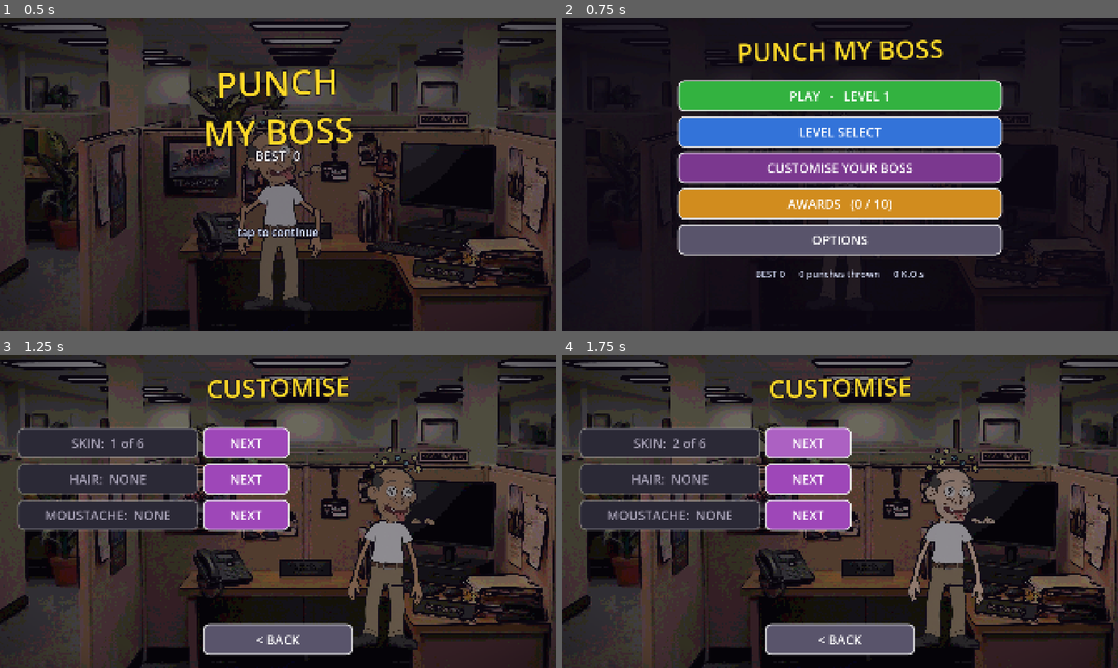
Above: before the commit, frames 1-4 (two rows, left to right).
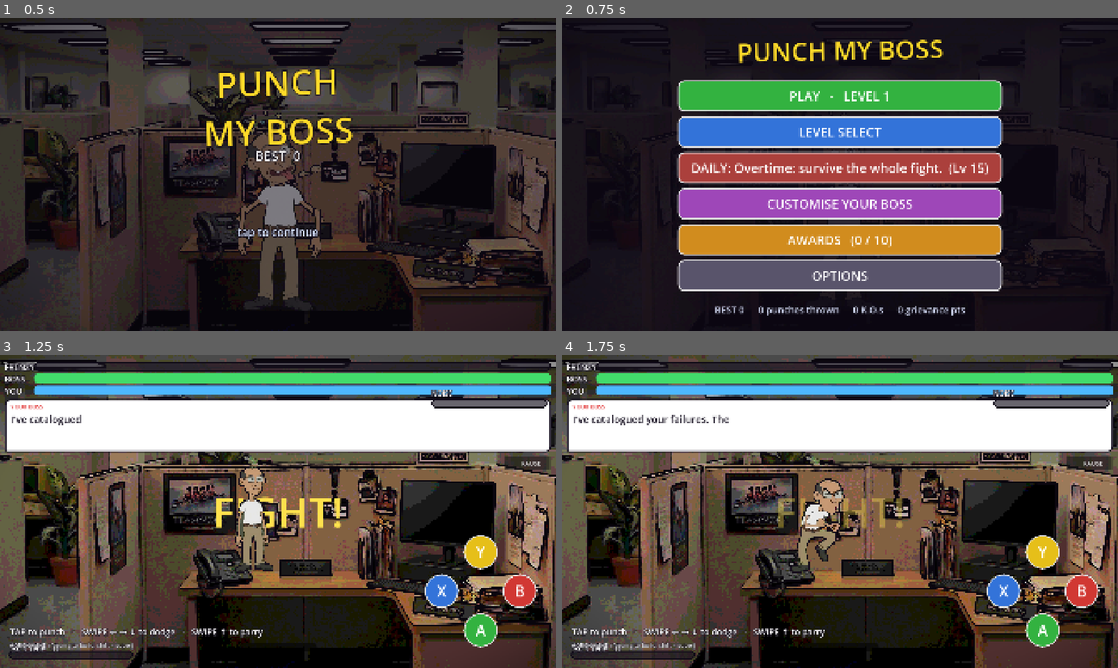
Above: after the commit, the same moments.

Repository: StaraxcreamTM/punch-my-boss-jun-14-2026
Game: Godot game, scene res://scenes/main.tscn
The game is run twice, just before and just after one commit, with the same random seed, the same clock (stepped at 60 frames per second) and the same inputs.
Inputs (mouse positions are in pixels of both pictures, inside the frame that each line leads up to):
- Up to frame 1 (0.5 s): no input
- Up to frame 2 (0.75 s): tap Enter at 0.5 s; move the mouse to (962, 158) at 0.52 s; hold Right from 0.53 s (still down); tap B at 0.6 s; click (962, 158) at 0.67 s
- Up to frame 3 (1.25 s): keep holding Right; tap Space at 0.77 s
- Up to frame 4 (1.75 s): release Right at 1.25 s; click (806, 442) at 1.25 s, where only the run before the commit has a clickable "NEXT"

Frame 1 is identical in both runs. In frame 2, 22% of the frame differs, in the area x 20-80%, y 43-96%; in frame 3, 73%; in frame 4, 73%, in the area x 0-100%, y 0-100%.

Commit message:
v0.63: daily grievance challenge + grievance-point currency
A once-a-day challenge on the main menu (MAKE-IT-SELLABLE progression item).
The calendar date deterministically seeds today's level and flavour text, so
it needs no server. Winning grants grievance points and builds a daily streak
(flawless doubles it); the streak breaks unless the last claim was yesterday.
State persists under [daily] in the save file. Menu shows the live challenge or
a greyed "DONE (streak N)"; a toast and floating "+N GRIEVANCE" fire on the win.

Filmstrip-verified the menu renders the button; headless parse clean.

Co-Authored-By: Claude Opus 4.8 (1M context) <noreply@anthropic.com>

Diff:
--- a/game/scripts/main.gd
+++ b/game/scripts/main.gd
@@ -2272,6 +2272,9 @@
 	_own_hair = look_hair
 	_own_moustache = look_moustache
 	portrait = bool(cfg.get_value("settings", "portrait", false))
+	grievance_points = int(cfg.get_value("daily", "points", 0))
+	daily_streak = int(cfg.get_value("daily", "streak", 0))
+	_daily_last = str(cfg.get_value("daily", "last", ""))
 
 func _save_prefs() -> void:
 	var cfg := ConfigFile.new()
@@ -2291,6 +2294,9 @@
 	cfg.set_value("look", "hair", _own_hair)
 	cfg.set_value("look", "moustache", _own_moustache)
 	cfg.set_value("settings", "portrait", portrait)
+	cfg.set_value("daily", "points", grievance_points)
+	cfg.set_value("daily", "streak", daily_streak)
+	cfg.set_value("daily", "last", _daily_last)
 	cfg.save(SAVE_PATH)
 
 # --- screens / game phases --------------------------------------------------
@@ -2499,6 +2505,10 @@
 			_enter_guard()
 
 func _show_gameover(won: bool) -> void:
+	if won:
+		_complete_daily(_hits_this_fight == 0)
+	else:
+		_daily_active = false
 	close_menu()
 	phase = Phase.VICTORY if won else Phase.GAMEOVER
 	best_score = maxi(best_score, score)
@@ -3816,6 +3826,17 @@
 	var lv := _menu_button("LEVEL SELECT")
 	lv.pressed.connect(func() -> void: open_menu(Phase.LEVELS))
 	_menu_rows.add_child(lv)
+	# Daily grievance: one challenge a day. Shows "done" once claimed.
+	if _daily_done_today():
+		var dg := _menu_button("DAILY GRIEVANCE  -  DONE  (streak %d)" % daily_streak,
+			Color(0.28, 0.30, 0.36))
+		dg.disabled = true
+		_menu_rows.add_child(dg)
+	else:
+		var dg := _menu_button("DAILY: %s  (Lv %d)" % [_daily_challenge(), _daily_level()],
+			Color(0.86, 0.32, 0.30))
+		dg.pressed.connect(_start_daily)
+		_menu_rows.add_child(dg)
 	var cu := _menu_button("CUSTOMISE YOUR BOSS", Color(0.62, 0.28, 0.72))
 	cu.pressed.connect(func() -> void: open_menu(Phase.CUSTOMIZE))
 	_menu_rows.add_child(cu)
@@ -3827,7 +3848,7 @@
 	op.pressed.connect(func() -> void: open_menu(Phase.OPTIONS))
 	_menu_rows.add_child(op)
 	var st := Label.new()
-	st.text = "BEST %d      %d punches thrown      %d K.O.s" % [best_score, stat_punches, stat_kos]
+	st.text = "BEST %d      %d punches thrown      %d K.O.s      %d grievance pts" % [best_score, stat_punches, stat_kos, grievance_points]
 	st.add_theme_font_size_override("font_size", 32)
 	st.add_theme_color_override("font_color", Color(0.82, 0.85, 0.95))
 	st.horizontal_alignment = HORIZONTAL_ALIGNMENT_CENTER
@@ -4574,3 +4595,106 @@
 				_dodge_lift(_dodge_dir))
 	else:
 		_parry()                        # swipe up = parry
+
+# --- daily grievance (retention) --------------------------------------------
+# One challenge a day, picked deterministically from the calendar date: beat a
+# rotating level, extra reward for staying flawless. Completing it grants
+# "grievance points" (a currency) and builds a daily streak. Cheap retention,
+# no server - the date comes from the system clock.
+const DAILY_CHALLENGES := [
+	"Clock out early: just win.",
+	"Model Employee: win without being hit for double reward.",
+	"No sick days: win it in one go.",
+	"Performance review: beat your best score here.",
+	"Overtime: survive the whole fight.",
+]
+var grievance_points: int = 0
+var daily_streak: int = 0
+var _daily_last: String = ""       # yyyy-mm-dd of last completion
+var _daily_active: bool = false
+
+func _today_str() -> String:
+	var d := Time.get_date_dict_from_system()
+	return "%04d-%02d-%02d" % [d.year, d.month, d.day]
+
+func _yesterday_str() -> String:
+	var now := Time.get_unix_time_from_system()
+	var d := Time.get_date_dict_from_unix_time(int(now) - 86400)
+	return "%04d-%02d-%02d" % [d.year, d.month, d.day]
+
+func _day_seed() -> int:
+	var d := Time.get_date_dict_from_system()
+	return d.year * 10000 + d.month * 100 + d.day
+
+func _daily_level() -> int:
+	return (_day_seed() % LEVELS.size()) + 1
+
+func _daily_challenge() -> String:
+	return DAILY_CHALLENGES[_day_seed() % DAILY_CHALLENGES.size()]
+
+func _daily_done_today() -> bool:
+	return _daily_last == _today_str()
+
+func _start_daily() -> void:
+	if _daily_done_today():
+		return
+	_daily_active = true
+	level = _daily_level()
+	close_menu()
+	_start_prefight()
+
+# Called on a win; if it was the daily and not yet claimed today, reward it.
+func _complete_daily(was_flawless: bool) -> void:
+	if not _daily_active or _daily_done_today():
+		_daily_active = false
+		return
+	_daily_active = false
+	# Streak continues only if the last completion was exactly yesterday.
+	if _daily_last == _yesterday_str():
+		daily_streak += 1
+	else:
+		daily_streak = 1
+	_daily_last = _today_str()
+	var reward := 50 + daily_streak * 10
+	if was_flawless:
+		reward *= 2
+	grievance_points += reward
+	_save_prefs()
+	_spawn_text(Vector2(960.0, 360.0), "+%d GRIEVANCE" % reward, 80, Color(1, 0.7, 0.16))
+	_award_toast_text("DAILY GRIEVANCE", "Streak %d  ·  +%d points" % [daily_streak, reward])
+
+# Generic toast (the achievement toast, reusable for the daily reward).
+func _award_toast_text(head_text: String, body_text: String) -> void:
+	var toast := Panel.new()
+	toast.z_index = 98
+	toast.anchor_left = 0.5
+	toast.anchor_right = 0.5
+	toast.offset_left = -360.0
+	toast.offset_right = 360.0
+	toast.offset_top = 40.0
+	toast.offset_bottom = 168.0
+	var sb := StyleBoxFlat.new()
+	sb.bg_color = Color(0.98, 0.96, 0.86)
+	sb.set_corner_radius_all(14)
+	sb.set_border_width_all(5)
+	sb.border_color = Color(0.82, 0.2, 0.18)
+	toast.add_theme_stylebox_override("panel", sb)
+	safe.add_child(toast)
+	var head := Label.new()
+	head.text = head_text
+	head.add_theme_font_size_override("font_size", 24)
+	head.add_theme_color_override("font_color", Color(0.82, 0.2, 0.18))
+	head.position = Vector2(28, 16)
+	toast.add_child(head)
+	var body := Label.new()
+	body.text = body_text
+	body.add_theme_font_size_override("font_size", 38)
+	body.add_theme_color_override("font_color", Color(0.1, 0.08, 0.12))
+	body.position = Vector2(28, 54)
+	toast.add_child(body)
+	toast.modulate.a = 0.0
+	var tw := create_tween()
+	tw.tween_property(toast, "modulate:a", 1.0, 0.25)
+	tw.tween_interval(2.6)
+	tw.tween_property(toast, "modulate:a", 0.0, 0.4)
+	tw.tween_callback(toast.queue_free)
Not shown, changed: CHANGELOG-OVERNIGHT.md
